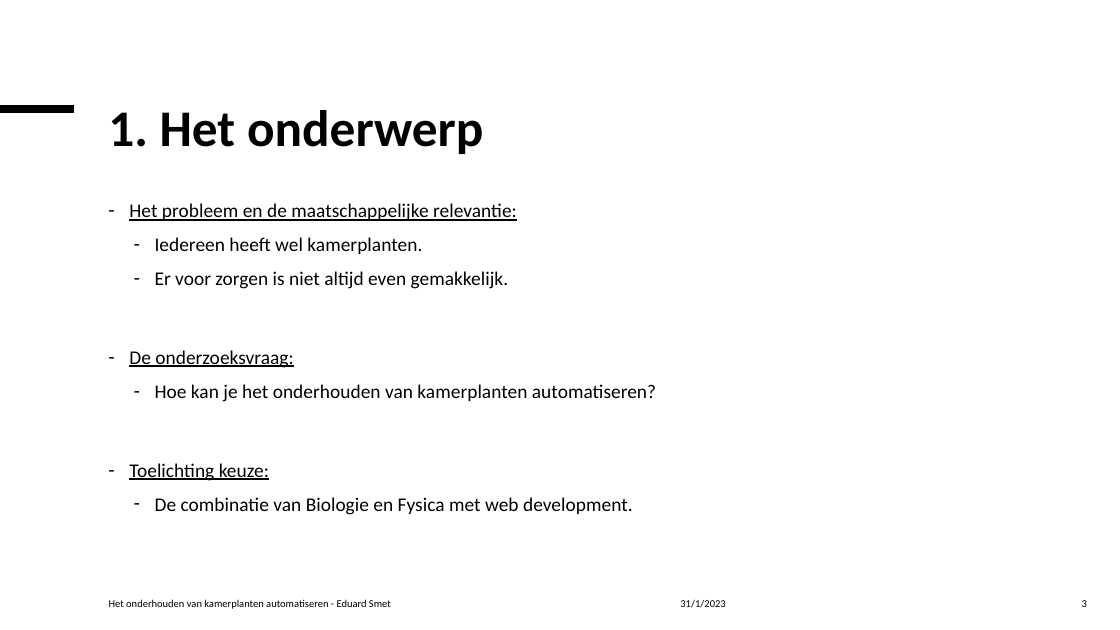
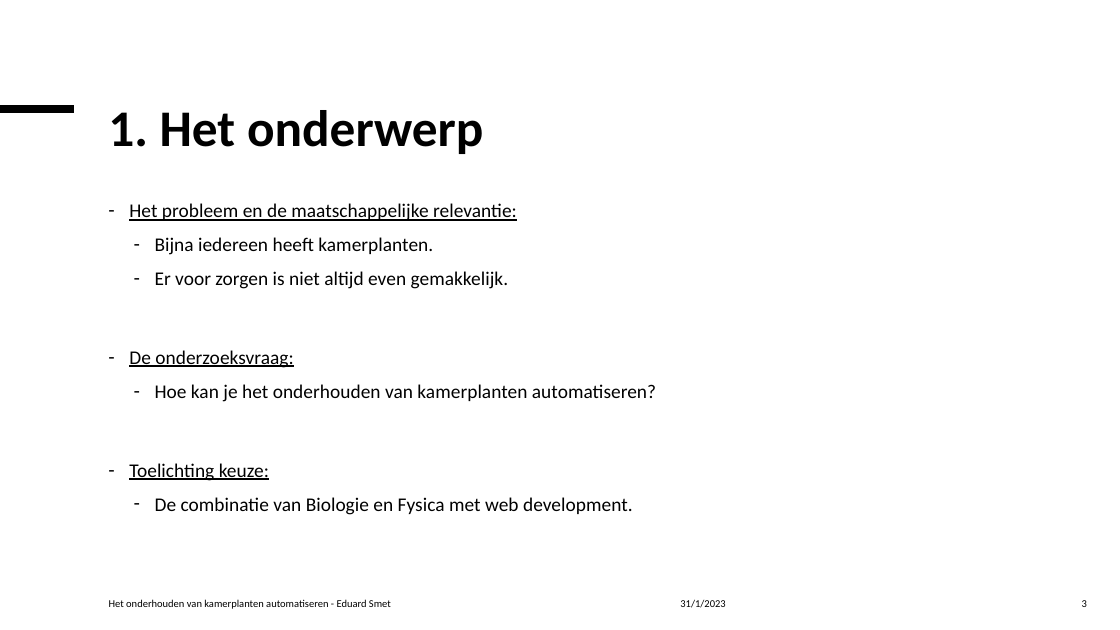
Before and after one commit to Celarye/syfinalproject, a slide deck: slide 3 of FinalProject.pptx. Drawn at 1120x630 pixels with LibreOffice and Linux fonts; fonts in the diff are those of the drawing. Boxes give left, top, right and bottom in pixels: in the first picture for what was removed or moved away, otherwise in the second. Text is boxed around its words. In the diff, an @@ line names an element or a change of style, - is before the commit and + after.

```diff
--- a/FinalProject.pptx
+++ b/FinalProject.pptx
@@ text at (x1=155, y1=237, x2=433, y2=255): text changed @@
-  – Iedereen heeft wel kamerplanten.
+  – Bijna iedereen heeft kamerplanten.
```
Also in this commit, not shown: 7 other slides changed, 7 slides added.
